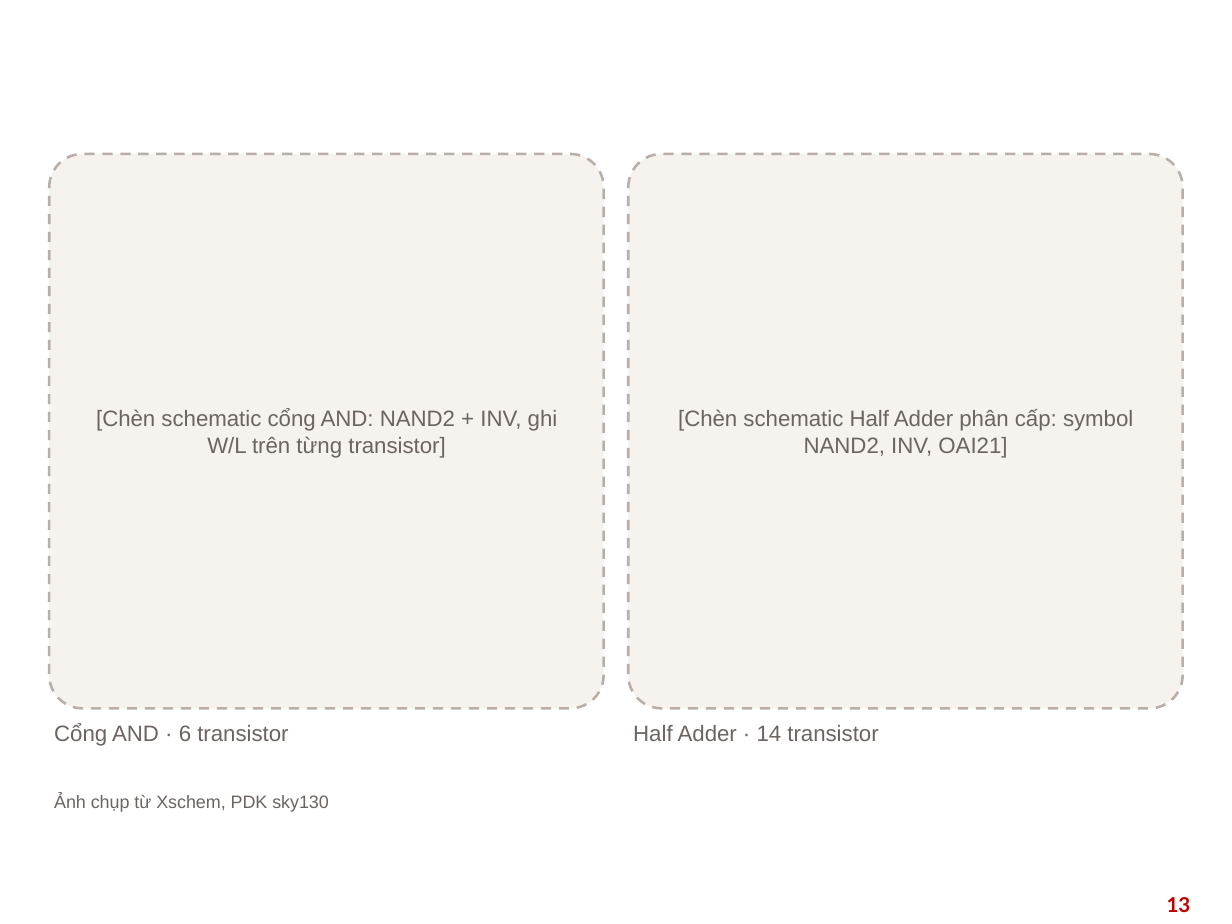
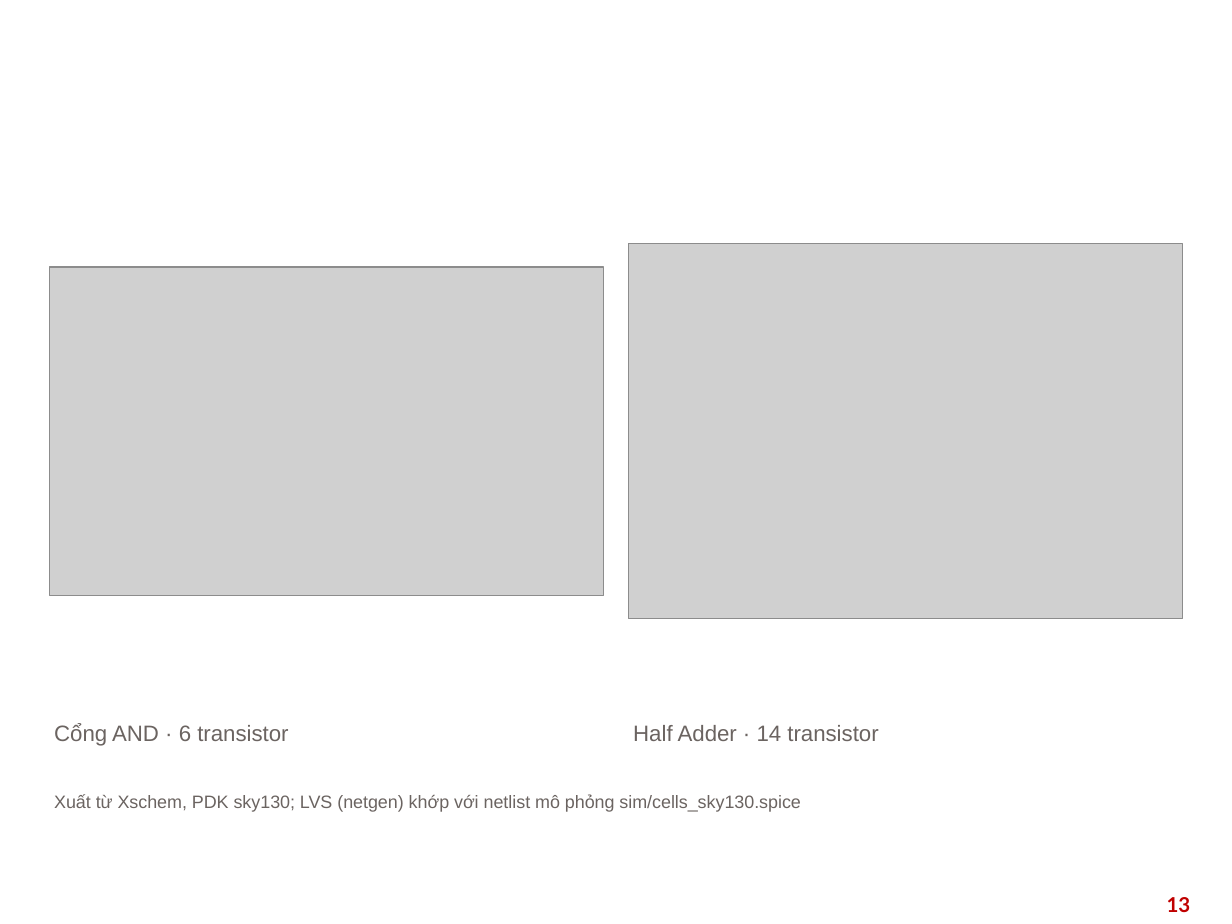
Before and after one commit to wuannvu09/vlsi-, a slide deck: slide 13 of proj/output/BTL_VLSI_AND_HalfAdder_HUST.pptx. Drawn at 1232x924 pixels with LibreOffice and Linux fonts; fonts in the diff are those of the drawing; grey boxes stand for pictures; background and template pictures are left out. Boxes give left, top, right and bottom in pixels: in the first picture for what was removed or moved away, otherwise in the second. Text is boxed around its words. In the diff, an @@ line names an element or a change of style, - is before the commit and + after.

```diff
--- a/proj/output/BTL_VLSI_AND_HalfAdder_HUST.pptx
+++ b/proj/output/BTL_VLSI_AND_HalfAdder_HUST.pptx
@@ rounded rectangle removed at box(49, 154, 604, 708) @@
@@ rounded rectangle removed at box(628, 154, 1183, 708) @@
@@ picture added at box(49, 267, 604, 595) @@
@@ picture added at box(628, 244, 1183, 620) @@
@@ text removed at box(96, 409, 558, 458) @@
-[Chèn schematic cổng AND: NAND2 + INV, ghi W/L trên từng transistor]
@@ text removed at box(678, 409, 1133, 458) @@
-[Chèn schematic Half Adder phân cấp: symbol NAND2, INV, OAI21]
@@ text at box(54, 795, 800, 812): text changed @@
-Ảnh chụp từ Xschem, PDK sky130
+Xuất từ Xschem, PDK sky130; LVS (netgen) khớp với netlist mô phỏng sim/cells_sky130.spice
```
Also in this commit, not shown: 1 other slide changed, 57 other files.
